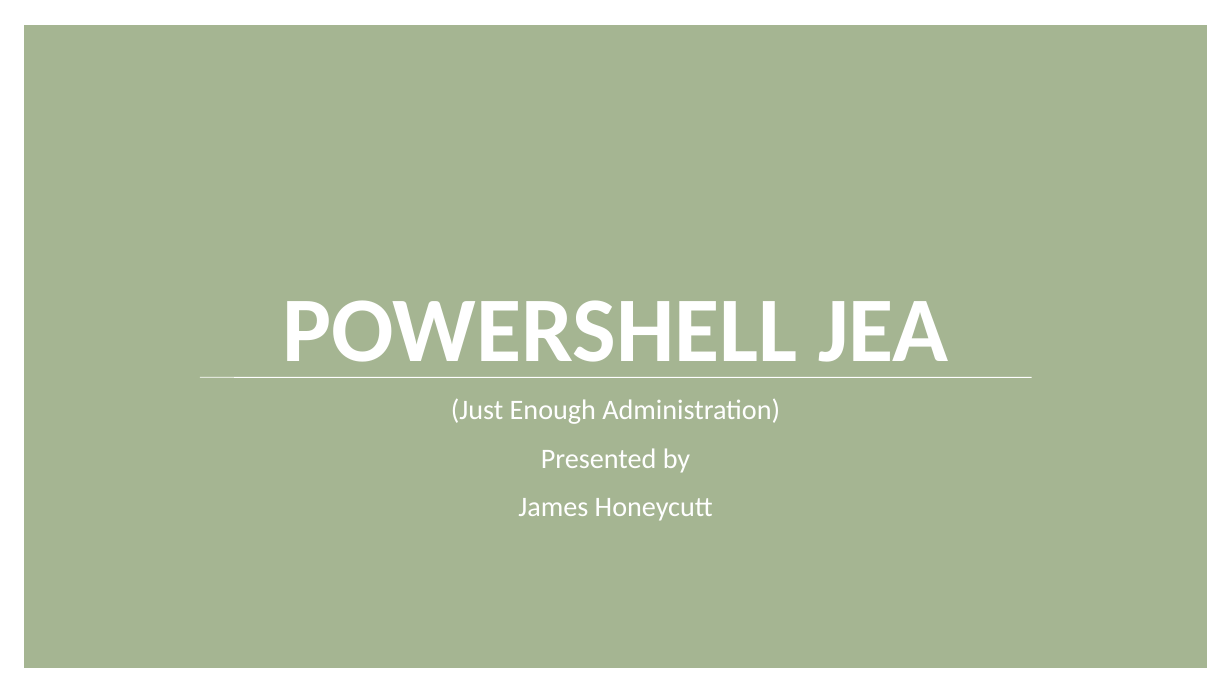
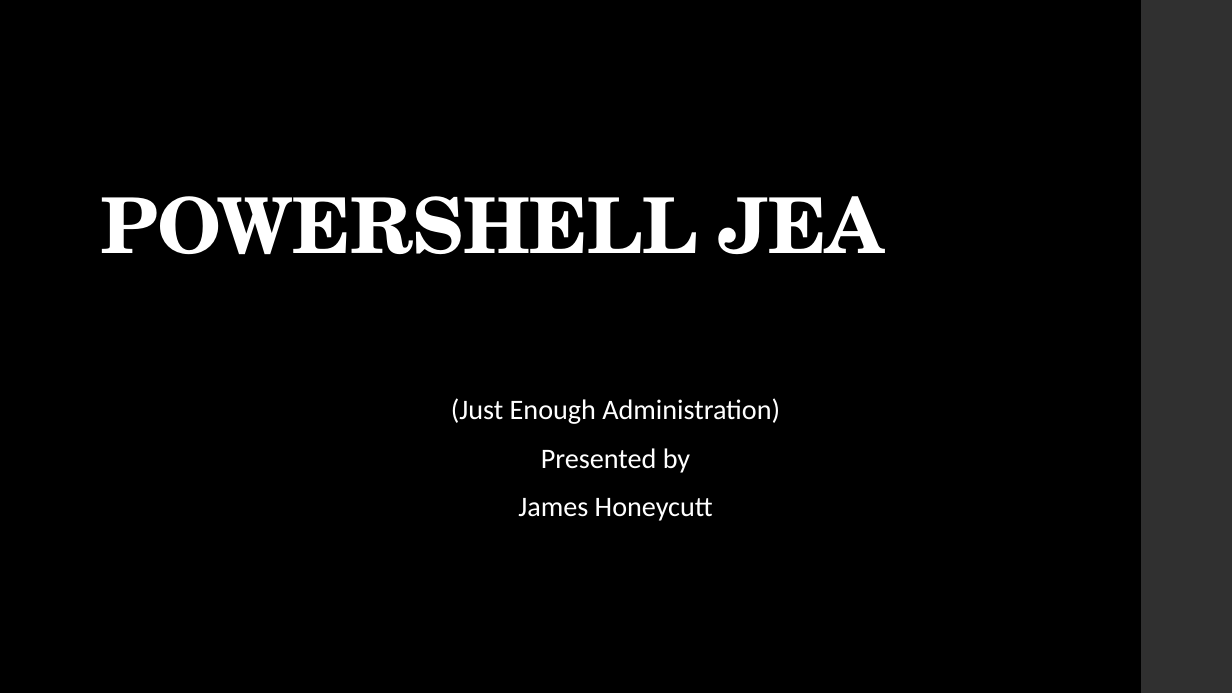
Before and after one commit to P0w3rChi3f/JEA-Just-Enough-Admin, a slide deck: slide 1 of Docs/PowerShell JEA.pptx. Drawn at 1232x693 pixels with LibreOffice and Linux fonts; fonts in the diff are those of the drawing; background and template pictures are left out. Boxes give left, top, right and bottom in pixels: in the first picture for what was removed or moved away, otherwise in the second. Text is boxed around its words. In the diff, an @@ line names an element or a change of style, - is before the commit and + after.

```diff
--- a/Docs/PowerShell JEA.pptx
+++ b/Docs/PowerShell JEA.pptx
@@ background #FFFFFF to #000000 @@
@@ rectangle removed at (23,25,1208,669) @@
@@ rectangle added at (1141,0,1232,693), fill #303030 @@
@@ text "POWERSHELL JEA": place and size @@
-text "POWERSHELL JEA" at (282,300,948,378)
+text "POWERSHELL JEA" at (100,196,884,254)
@@ text "POWERSHELL JEA" at (100,196,884,254): size 72 to 60 pt, font Calibri to TeX Gyre Schola, letter spacing 0 to -0.5 pt; alignment centre to left; more space between paragraphs; vertical alignment bottom to middle @@
@@ line removed from (200, 377) to (1031, 377) @@
```
Also in this commit, not shown: 16 other slides changed, 2 slides added, 2 slides removed, 1 other file.
